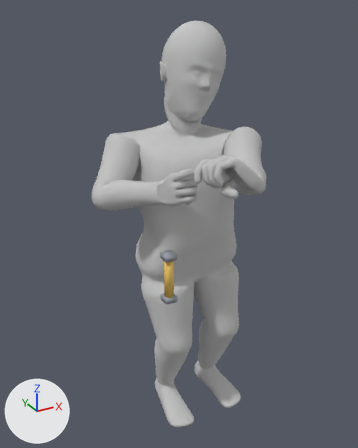
Renders of the Blender file character-base/characters/dwarf_blank/dwarf_blank.blend from each side of a commit.
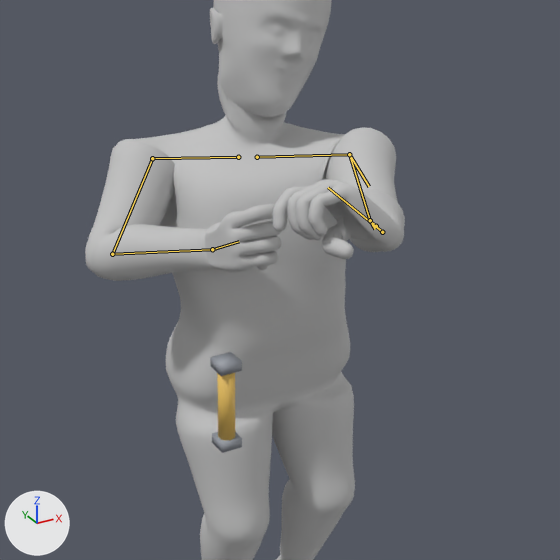
There are two pictures of each version: one whole from a 50 mm camera at (-0.762, -1.315, 1.361) aimed at (-0.076, -0.068, 0.737), one close up on the part from 13% to 98% of the width and 13% to 81% of the height. The lights are fixed; the arrows at lower left show +X, +Y and +Z. The first two pictures are the older version. Both versions are drawn at frame 17 of the action 'rifle_fire'; the numbers are the values there. The bones that change are drawn over the model as lines in the close-ups.

In view in the first close-up: 'Forearm_L', 'Forearm_R', 'Hand_L', 'Hand_R', 'Head', 'Neck', 'Pelvis', 'Shin_L', 'Thigh_L', 'Thigh_R', 'Torso', 'UpperArm_L', 'UpperArm_R' and 4 more.
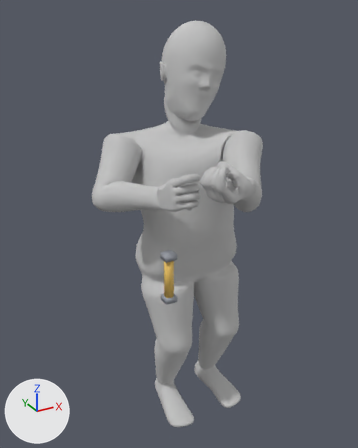
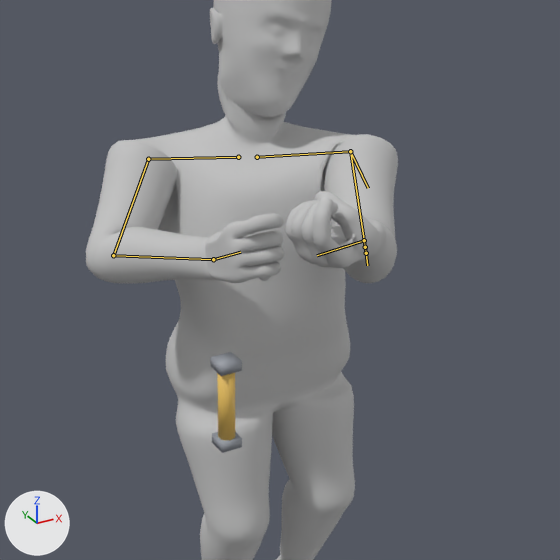
Location of each change, (x1, y1, x2, y2) in pixels of the close-ups (560 x 560 px):
'Torso', posed
    before: (138, 123, 347, 334)
    after: (136, 122, 352, 334)
'Hand_L', posed (23% narrower)
    before: (272, 179, 401, 259)
    after: (285, 191, 384, 268)
'UpperArm_R', posed
    before: (85, 139, 177, 273)
    after: (86, 140, 178, 274)
'Forearm_R', posed
    before: (91, 224, 212, 281)
    after: (91, 227, 212, 283)
'UpperArm_L', posed
    before: (322, 127, 398, 202)
    after: (320, 134, 398, 238)
'Hand_R', posed
    before: (204, 204, 281, 272)
    after: (204, 213, 284, 283)
'Forearm_L', posed
    before: (349, 190, 405, 252)
    after: (343, 218, 397, 283)
bone 'clavicle_L', root to tip
    before: (257, 157) to (349, 154)
    after: (257, 157) to (350, 151)
bone 'upperarm_L', root to tip
    before: (349, 154) to (370, 220)
    after: (350, 151) to (366, 253)
bone 'forearm_L', root to tip
    before: (370, 220) to (382, 232)
    after: (366, 253) to (364, 240)
bone 'forearm_twist_L', root to tip
    before: (376, 226) to (382, 232)
    after: (365, 247) to (364, 240)
bone 'hand_L', root to tip
    before: (382, 232) to (328, 187)
    after: (364, 240) to (317, 255)
bone 'elbow_helper_L', root to tip
    before: (370, 220) to (375, 229)
    after: (366, 253) to (367, 265)
bone 'shoulder_helper_L', root to tip
    before: (349, 154) to (369, 186)
    after: (350, 151) to (368, 188)
bone 'clavicle_R', root to tip
    before: (238, 157) to (152, 158)
    after: (238, 157) to (148, 159)
bone 'upperarm_R', root to tip
    before: (152, 158) to (112, 254)
    after: (148, 159) to (113, 255)
bone 'forearm_R', root to tip
    before: (112, 254) to (212, 249)
    after: (113, 255) to (213, 259)
bone 'hand_R', root to tip
    before: (212, 249) to (239, 241)
    after: (213, 259) to (240, 252)

The edits, one by one:
Bone 'clavicle_L' (bone_clavicle_l) turns from (0, 0, 0) to (16, 1, 3) degrees about its own x, y and z.
Bone 'upperarm_L' (bone_upperarm_l) turns from (54, 4, -31) to (35, -9, -33) degrees about its own x, y and z.
Bone 'forearm_L' (bone_forearm_l) turns from (14, 0, 0) to (47, 0, 0) degrees about its own x, y and z.
Bone 'forearm_twist_L' (bone_forearm_twist_l) turns from (0, 21, 0) to (0, -59, 0) degrees about its own x, y and z.
Bone 'hand_L' (bone_hand_l) turns from (27, 19, 88) to (-63, -137, 50) degrees about its own x, y and z.
Bone 'elbow_helper_L' (bone_elbow_helper_l) turns from (7, 0, 0) to (23, 0, 0) degrees about its own x, y and z.
Bone 'shoulder_helper_L' (bone_shoulder_helper_l) turns from (27, -2, -16) to (17, -7, -16) degrees about its own x, y and z.
Bone 'clavicle_R' (bone_clavicle_r) turns from (0, 0, 0) to (8, 1, 0) degrees about its own x, y and z.
Bone 'upperarm_R' (bone_upperarm_r) turns from (75, -54, -41) to (64, -53, -30) degrees about its own x, y and z.
Bone 'forearm_R' (bone_forearm_r) turns from (84, 0, 0) to (74, 0, 0) degrees about its own x, y and z.
Bone 'hand_R' (bone_hand_r) turns from (-57, 51, -15) to (-59, 51, -22) degrees about its own x, y and z.
